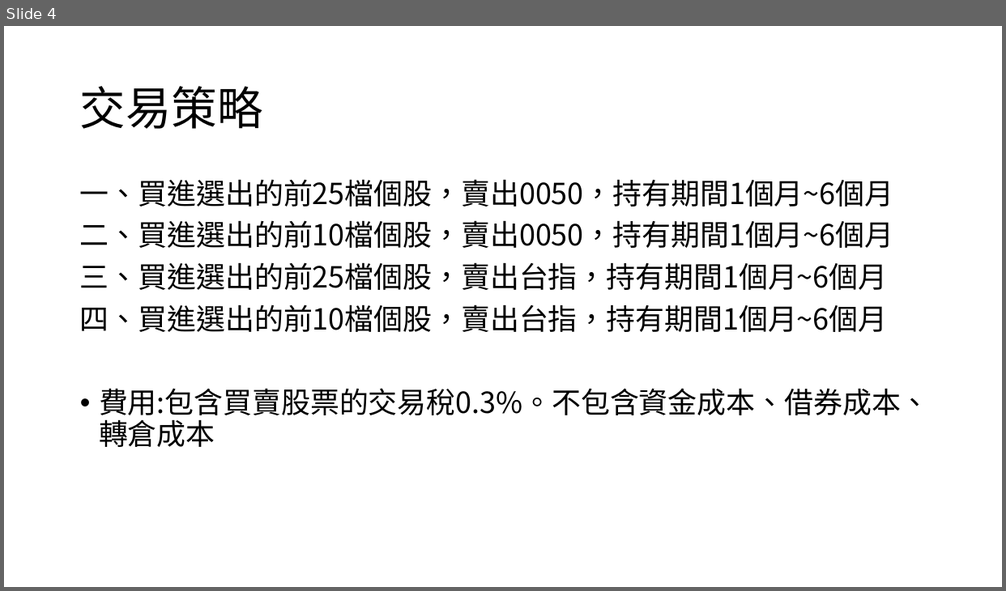
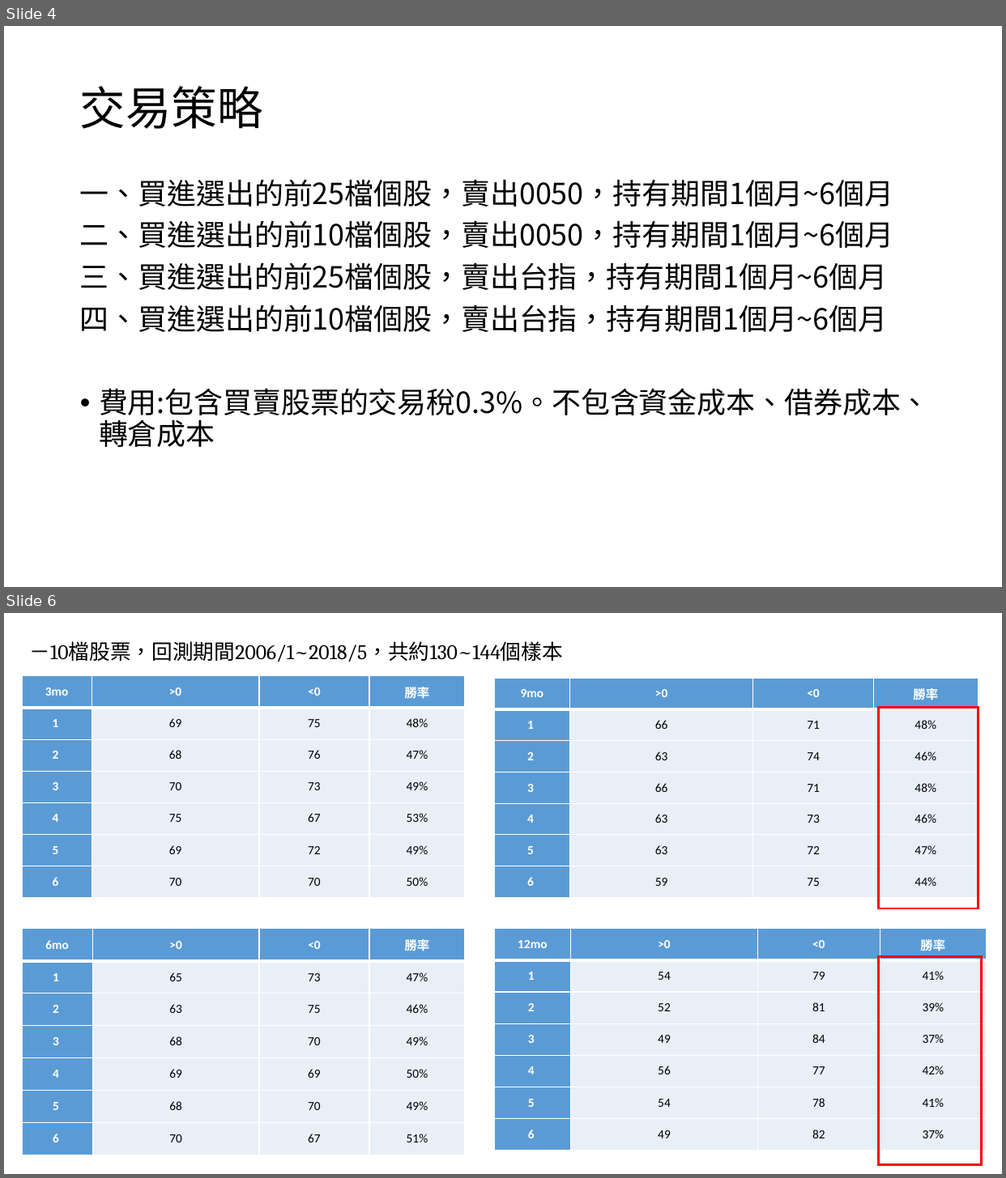
Before and after one commit to Garlylin/data, a slide deck: 強勢股vs.pptx. Shown one above the other, each under a label of ours: slide 4 before the commit, slides 4 and 6 after it; the slides between them are not shown. The pictures are 1006x591 and 1006x1178 pixels, drawn with LibreOffice and Linux fonts; fonts in the diff are those of the drawing. Boxes give left, top, right and bottom in pixels: in the first picture for what was removed or moved away, otherwise in the second. Text is boxed around its words. In the diff, an @@ line names an element or a change of style, - is before the commit and + after.

```diff
--- a/強勢股vs.pptx
+++ b/強勢股vs.pptx
@@ slide 6 added at box(4, 613, 1002, 1174), background #FFFFFF @@
@@ title added at box(29, 641, 563, 662), 20 pt, text #000000 @@
+－10檔股票，回測期間2006/1~2018/5，共約130~144個樣本
@@ table added at box(22, 676, 465, 897), 7 rows, 4 columns @@
+3mo | >0 | <0 | 勝率
+1 | 69 | 75 | 48%
+2 | 68 | 76 | 47%
+3 | 70 | 73 | 49%
+4 | 75 | 67 | 53%
+5 | 69 | 72 | 49%
+6 | 70 | 70 | 50%
@@ table added at box(494, 678, 978, 898), 7 rows, 4 columns @@
+9mo | >0 | <0 | 勝率
+1 | 66 | 71 | 48%
+2 | 63 | 74 | 46%
+3 | 66 | 71 | 48%
+4 | 63 | 73 | 46%
+5 | 63 | 72 | 47%
+6 | 59 | 75 | 44%
@@ rectangle added at box(879, 707, 978, 909), outline #FF0000 2.25 pt @@
@@ table added at box(22, 929, 465, 1155), 7 rows, 4 columns @@
+6mo | >0 | <0 | 勝率
+1 | 65 | 73 | 47%
+2 | 63 | 75 | 46%
+3 | 68 | 70 | 49%
+4 | 69 | 69 | 50%
+5 | 68 | 70 | 49%
+6 | 70 | 67 | 51%
@@ table added at box(494, 929, 987, 1151), 7 rows, 4 columns @@
+12mo | >0 | <0 | 勝率
+1 | 54 | 79 | 41%
+2 | 52 | 81 | 39%
+3 | 49 | 84 | 37%
+4 | 56 | 77 | 42%
+5 | 54 | 78 | 41%
+6 | 49 | 82 | 37%
@@ rectangle added at box(879, 957, 982, 1165), outline #FF0000 2.25 pt @@
```
Also in this commit, not shown: 4 slides changed, 6 other slides added, 1 slide removed, 5 other files.
